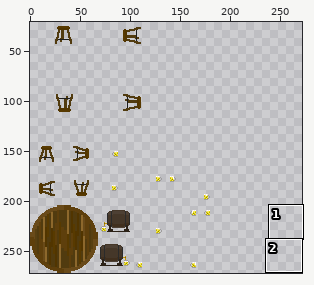
File history of a sprite sheet, Zapf_Uni_Greifswald/tilesets/Barausstattung.png. The first picture is a wide view before the edit; the outline marks the close-up.
Close-up. Before the edit:
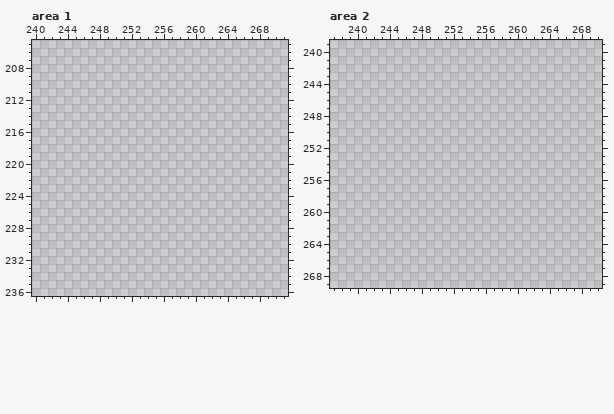
The file is 272x272 pixels. Colours within 5 levels of each other are drawn and written as one. Shown: area 1: x 240..271, y 205..236; area 2: x 237..270, y 239..269. The wide view leaves out empty margins. The commit also changed other parts of the picture, which this record leaves out.
Palette (. is transparent): 
Once edited:
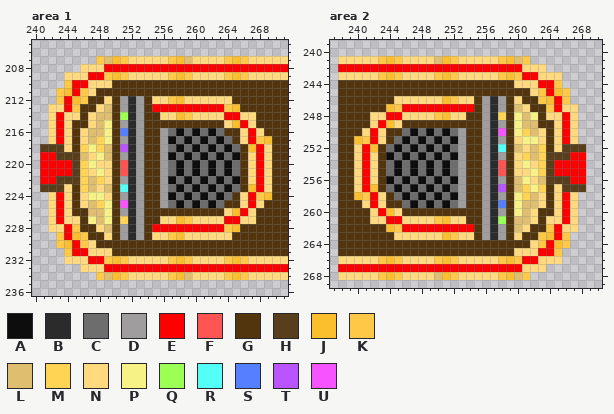
Colours new in this view: A #0d0d0d  B #2b2b2b  C #6d6d6d  D #9f9d9d  E #ff0000  F #ff5454  G #52350d  H #583e1b  J #fbbf2e  K #ffc947  L #dfbe70  M #ffd454  N #ffd97e  P #f6f286  Q #9bff54  R #54fff7  S #547fff  T #b954ff  U #f554ff
Difference:
Changed rows in their new state; - is an unchanged pixel.
Area 1:
first column x 241:
207 -------KLJKNNNNNKJLNNNNKJKNNNNN
208 -----NNNEEEEEEEEEEEEEEEEEEEEEEE
209 ---NNNEEKJKNNNNNKJKNNNNKJKNNNNN
210 ---KEENNNGGGGGGGGGGGGGGGGGGGGGG
211 --KJEKNGGGGGGGGGGGGGGGGGGGGGGGG
212 --KEJKGGNGDBDGNNKJNNNNNNGGGGGGG
213 -NNEKGGNLGDBDGEEEEEEEEEKJGGGGGG
214 -NENNGNLLGQBDGGNNJKNNNNEENNGGGG
215 -NENGGNLPGDBDGGGGGGGGGGNJENGGGG
216 -NENGNLLPGSBDGGDCACACACGGNENGGG
217 -NENGNLMPGDBDGGDACACACACGNEKJGG
218 HHHNGMPMLGTBDGGDCACACACACGJENGG
219 EEHHHLNPLGDBDGGDACACACACAGNENGG
220 EEEEHMPNNGFBDGGDCACACACACGNENGG
221 EEEEHMNPNGFBDGGDCACACACACGNENGG
222 EEHHHMLMNGDBDGGDACACACACAGNENGG
223 HHHNGMLNLGRBDGGDCACACACACGJENGG
224 -NENGNPPNGDBDGGDACACACACGNEKJGG
225 -NENGNLMPGUBDGGDCACACACGGNENGGG
226 -NENGGLLPGDBDGGGGGGGGGGNJENGGGG
227 -NENNGPLPGMBDGGNNJKNNNNEENNGGGG
228 -NNEKGGNLGDBDGEEEEEEEEEKJGGGGGG
229 --KEJKGGNGDBDGNNKJNNNNNNGGGGGGG
230 --KJEKNGGGGGGGGGGGGGGGGGGGGGGGG
231 ---KEENNNGGGGGGGGGGGGGGGGGGGGGG
232 ---NNNEEKJKNNNNNKJKNNNNKJKNNNNN
233 -----NNNEEEEEEEEEEEEEEEEEEEEEEE
234 -------KLJKNNNNNKJLNNNNKJKNNNNN
Area 2:
first column x 238:
241 NNNNNKJKNNNNLJKNNNNNKJLK-------
242 EEEEEEEEEEEEEEEEEEEEEEENNN-----
243 NNNNNKJKNNNNKJKNNNNNKJKEENNN---
244 GGGGGGGGGGGGGGGGGGGGGGNNNEEK---
245 GGGGGGGGGGGGGGGGGGGGGGGGNKEJK--
246 GGGGGGGNNNNNNJKNNGDBDGNGGKJEK--
247 GGGGGGJKEEEEEEEEEGDBDGLNGGKENN-
248 GGGGNNEENNNNKJNNGGDBMGPLPGNNEN-
249 GGGGNEJNGGGGGGGGGGDBDGPLLGGNEN-
250 GGGNENGGCACACACDGGDBUGPMLNGNEN-
251 GGJKENGCACACACADGGDBDGNPPNGNEN-
252 GGNEJGCACACACACDGGDBRGLNLMGNHHH
253 GGNENGACACACACADGGDBDGNMLMHHHEE
254 GGNENGCACACACACDGGDBFGNPNMHEEEE
255 GGNENGCACACACACDGGDBFGNNPMHEEEE
256 GGNENGACACACACADGGDBDGLPNLHHHEE
257 GGNEJGCACACACACDGGDBTGLMPMGNHHH
258 GGJKENGCACACACADGGDBDGPMLNGNEN-
259 GGGNENGGCACACACDGGDBSGPLLNGNEN-
260 GGGGNEJNGGGGGGGGGGDBDGPLNGGNEN-
261 GGGGNNEENNNNKJNNGGDBQGLLNGNNEN-
262 GGGGGGJKEEEEEEEEEGDBDGLNGGKENN-
263 GGGGGGGNNNNNNJKNNGDBDGNGGKJEK--
264 GGGGGGGGGGGGGGGGGGGGGGGGNKEJK--
265 GGGGGGGGGGGGGGGGGGGGGGNNNEEK---
266 NNNNNKJKNNNNKJKNNNNNKJKEENNN---
267 EEEEEEEEEEEEEEEEEEEEEEENNN-----
268 NNNNNKJKNNNNLJKNNNNNKJLK-------
Pixel boxes of the changes (left, top, right, bottom) in both close-ups:
added: (40, 56, 288, 280)
added: (338, 56, 586, 280)
